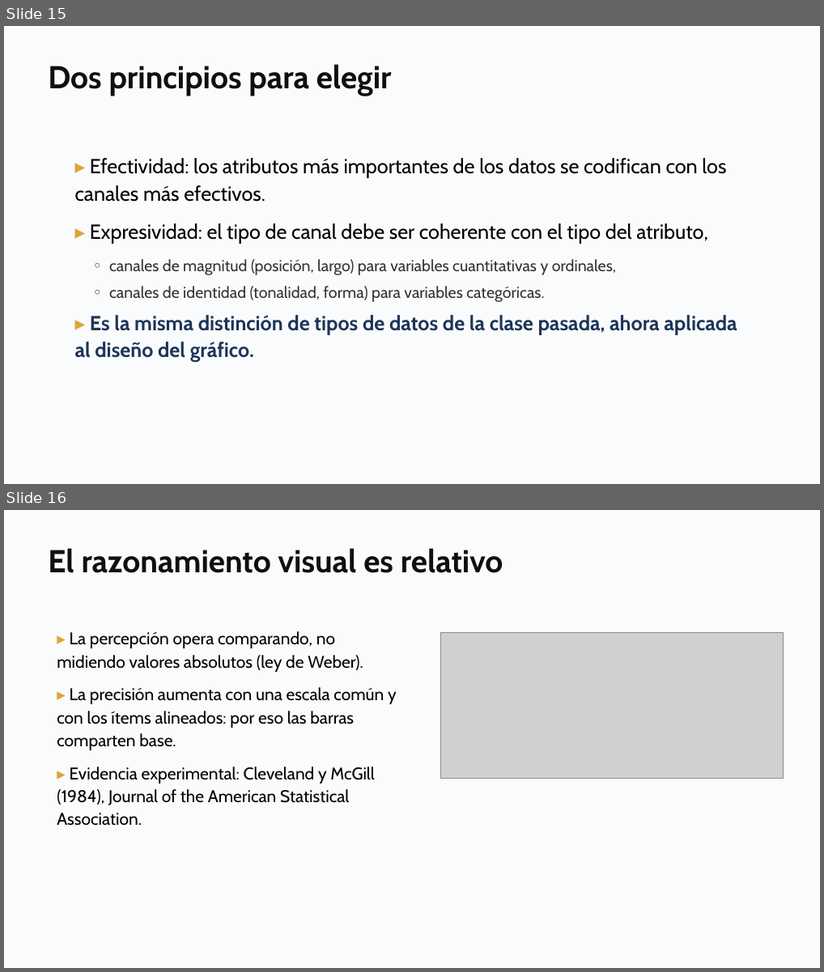
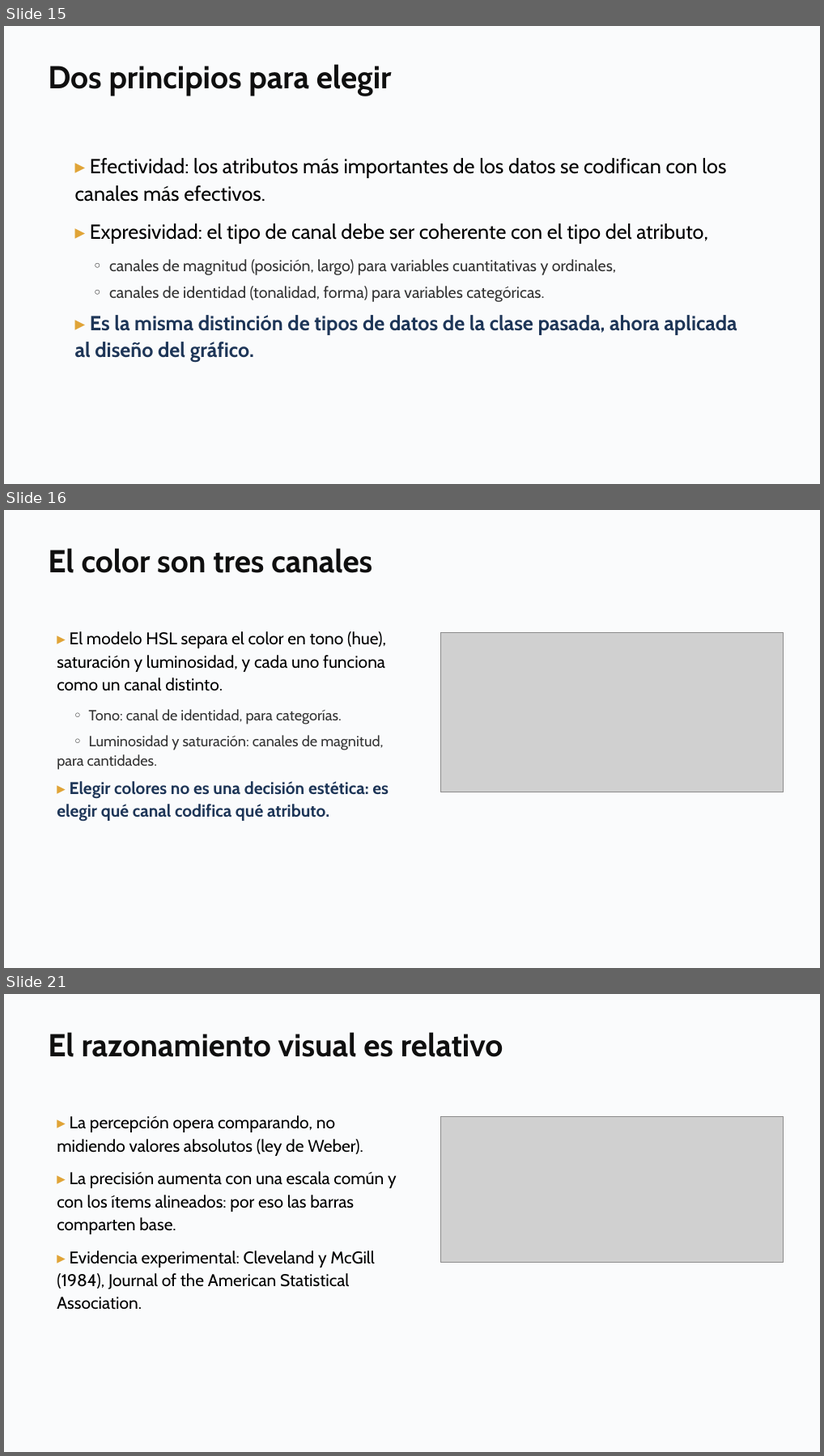
Before and after one commit to daniopitz/cienciadatos, a slide deck: presentaciones/clase03_visualizacion_eda.pptx. Shown one above the other, each under a label of ours: slides 15 and 16 before the commit, slides 15, 16 and 21 after it; the slides between them are not shown. The pictures are 824x972 and 824x1456 pixels, drawn with LibreOffice and Linux fonts; fonts in the diff are those of the drawing; grey boxes stand for pictures. Boxes give left, top, right and bottom in pixels: in the first picture for what was removed or moved away, otherwise in the second. Text is boxed around its words. In the diff, an @@ line names an element or a change of style, - is before the commit and + after.

```diff
--- a/presentaciones/clase03_visualizacion_eda.pptx
+++ b/presentaciones/clase03_visualizacion_eda.pptx
@@ slide 16 added at bbox=[4, 510, 820, 968], background #FFFFFF @@
@@ rectangle added at bbox=[4, 510, 820, 968], fill #FAFBFC @@
@@ text added at bbox=[48, 548, 373, 573], 28 pt, text #0F0F0F, bold @@
+El color son tres canales
@@ text added at bbox=[57, 632, 389, 821], 15 pt, text #000000 @@
+▸ El modelo HSL separa el color en tono (hue), saturación y luminosidad, y cada uno funciona como un canal distinto.
+◦ Tono: canal de identidad, para categorías.
+◦ Luminosidad y saturación: canales de magnitud, para cantidades.
+▸ Elegir colores no es una decisión estética: es elegir qué canal codifica qué atributo.
@@ picture added at bbox=[441, 632, 784, 793] @@
@@ what was slide 16 is now slide 21 @@
```
Also in this commit, not shown: 2 slides changed, 4 other slides added, 3 other files.
